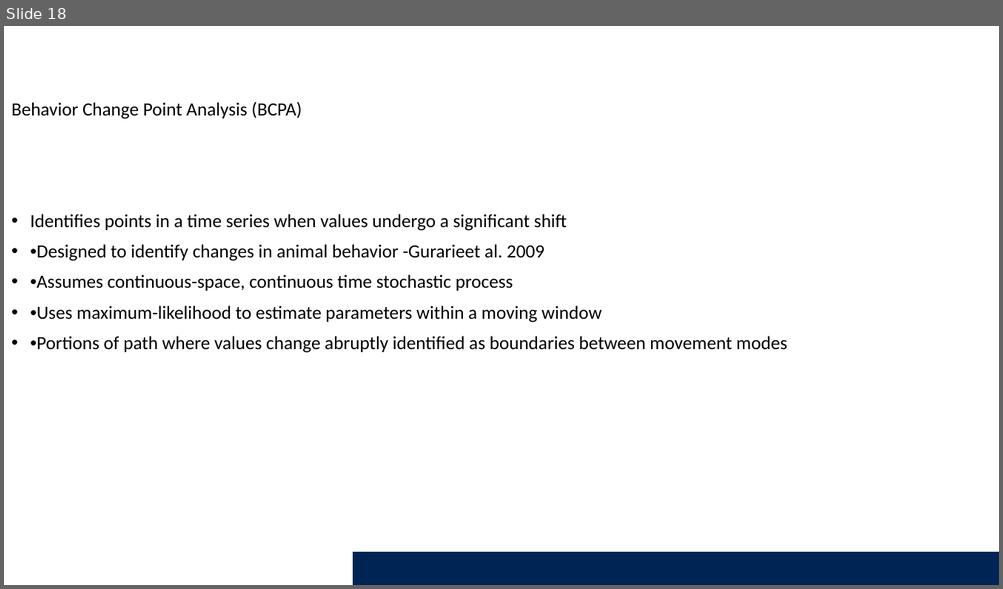
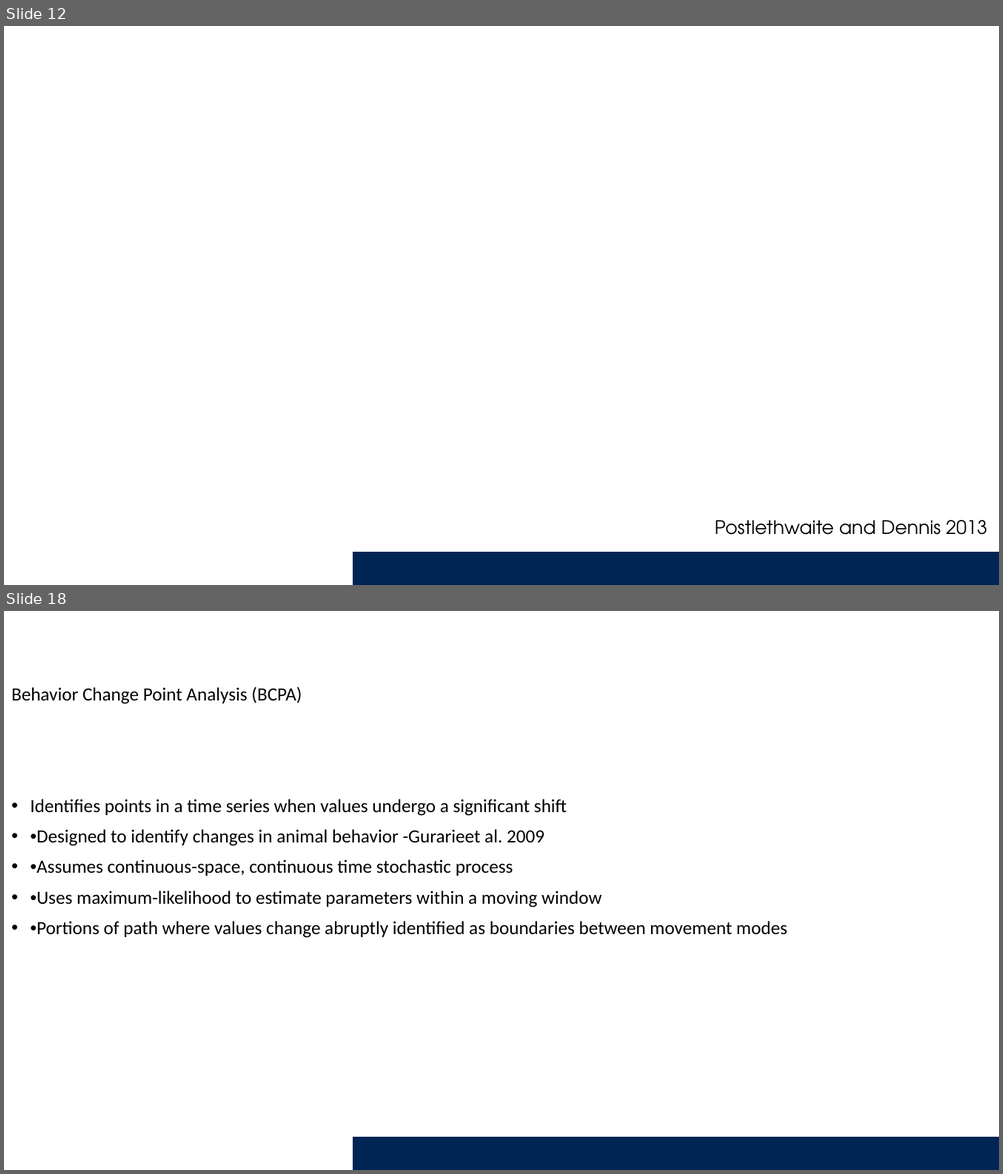
Before and after one commit to Smithsonian/Introduction_HMM, a slide deck: Presentation/IntroAnimalMovements_HMMs.pptx. Shown one above the other, each under a label of ours: slide 18 before the commit, slides 12 and 18 after it; the slides between them are not shown. The pictures are 1003x589 and 1003x1174 pixels, drawn with LibreOffice and Linux fonts; fonts in the diff are those of the drawing; background and template pictures are left out. Boxes give left, top, right and bottom in pixels: in the first picture for what was removed or moved away, otherwise in the second. Text is boxed around its words. In the diff, an @@ line names an element or a change of style, - is before the commit and + after.

```diff
--- a/Presentation/IntroAnimalMovements_HMMs.pptx
+++ b/Presentation/IntroAnimalMovements_HMMs.pptx
@@ slide 12 added at box(4, 26, 999, 585), background picture (left out); not listed: 1 template element that a slide beside it also shows @@
@@ text added at box(714, 520, 987, 535), 18 pt, text #000000 @@
+Postlethwaite and Dennis 2013
```
Also in this commit, not shown: 10 slides changed, 1 other slide added, 2 slides removed.
